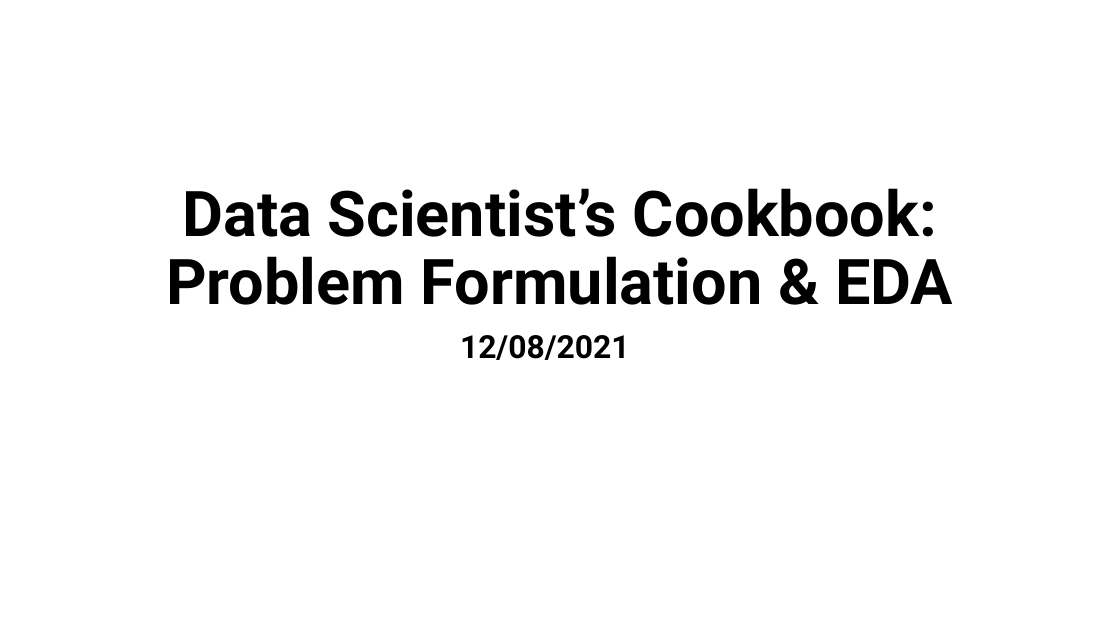
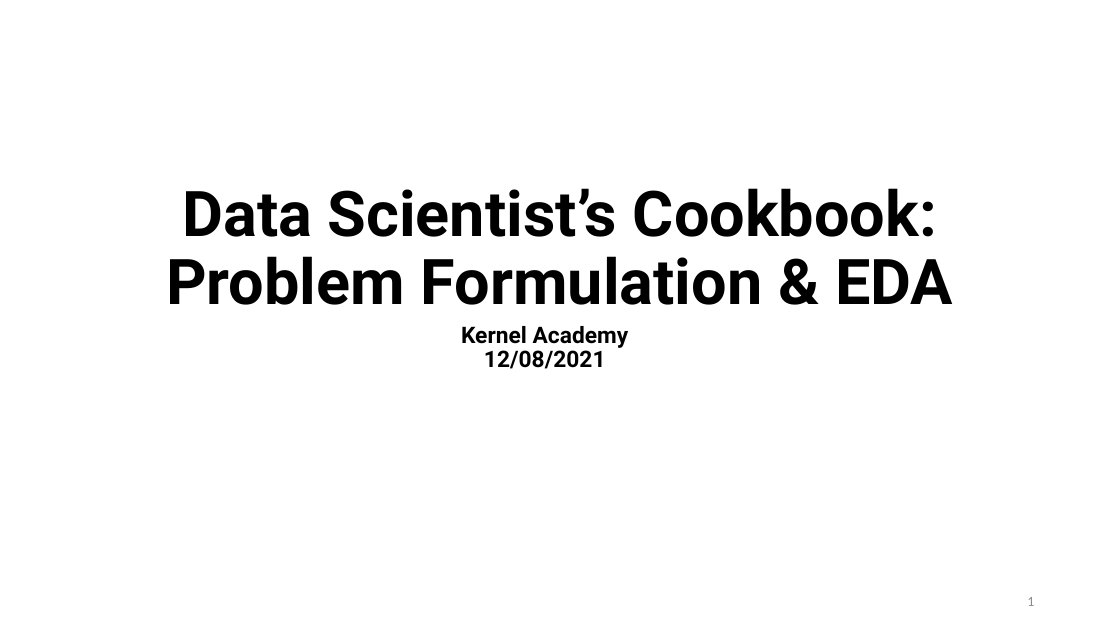
Before and after one commit to jtsw1990/datascience-eda-prezo, a slide deck: slide 1 of Problem Formulation & EDA.pptx. Drawn at 1120x630 pixels with LibreOffice and Linux fonts; fonts in the diff are those of the drawing. Boxes give left, top, right and bottom in pixels: in the first picture for what was removed or moved away, otherwise in the second. Text is boxed around its words. In the diff, an @@ line names an element or a change of style, - is before the commit and + after.

```diff
--- a/Problem Formulation & EDA.pptx
+++ b/Problem Formulation & EDA.pptx
@@ text at <box>461,326,629,369</box>: text changed; size 27.3 to 19.5 pt @@
-12/08/2021
+Kernel Academy
+12/08/2021
@@ page number added at <box>1027,597,1034,606</box>, 12 pt, text #8C8C8C @@
+1
```
Also in this commit, not shown: 17 other slides changed, 2 other files.
